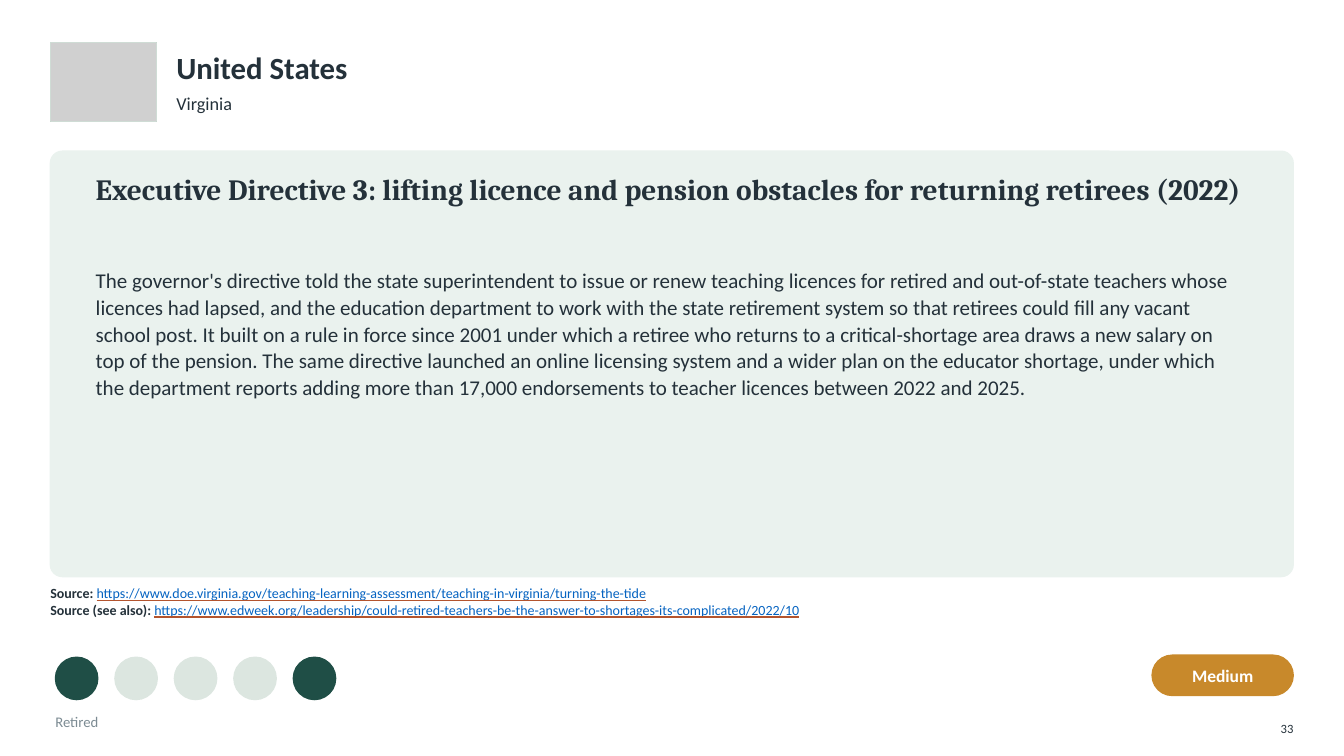
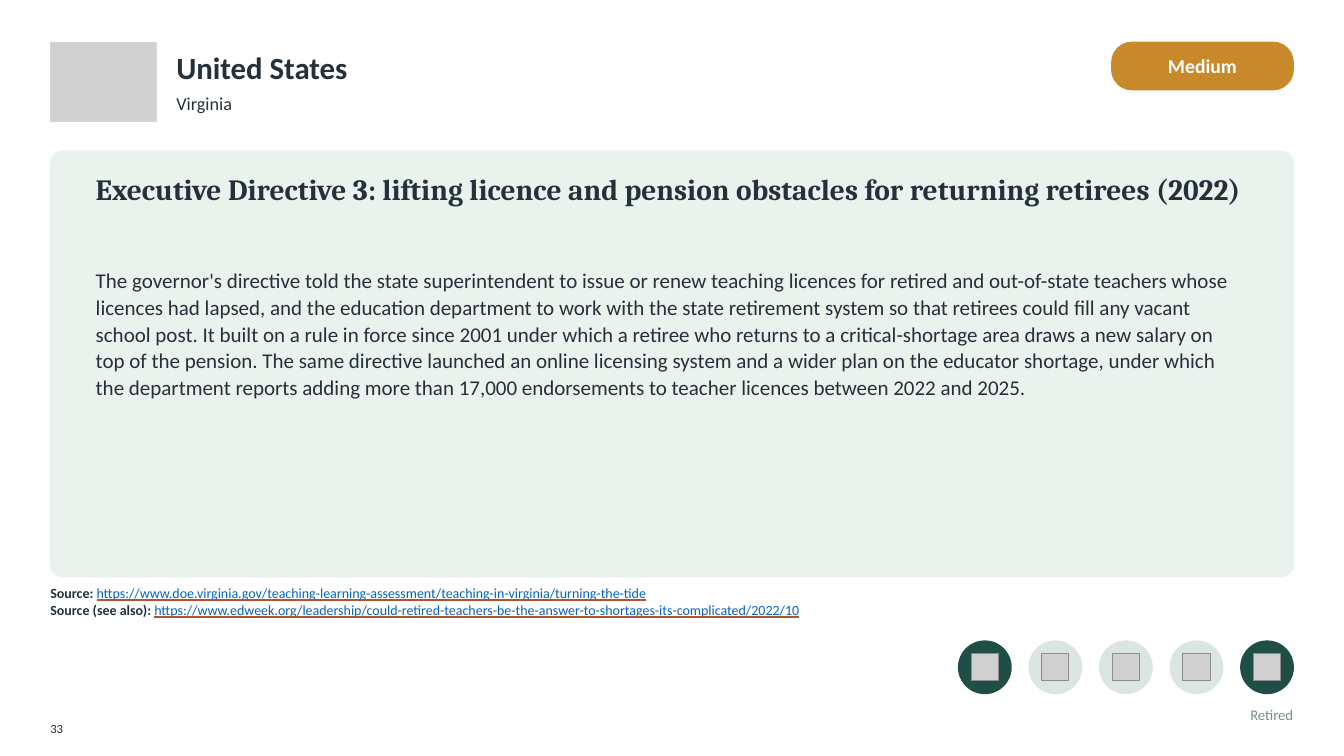
Before and after one commit to jedr1-ship-it/Alternative-Pathways----Quant, a slide deck: slide 33 of policies/Re-attracting_Former_Teachers.pptx. Drawn at 1344x756 pixels with LibreOffice and Linux fonts; fonts in the diff are those of the drawing; grey boxes stand for pictures; background and template pictures are left out. Boxes give left, top, right and bottom in pixels: in the first picture for what was removed or moved away, otherwise in the second. Text is boxed around its words. In the diff, an @@ line names an element or a change of style, - is before the commit and + after.

```diff
--- a/policies/Re-attracting_Former_Teachers.pptx
+++ b/policies/Re-attracting_Former_Teachers.pptx
@@ text "Medium": place and size @@
-text "Medium" at (1192,669,1253,682)
+text "Medium" at (1168,59,1237,73)
@@ text "Medium" at (1168,59,1237,73): size 12.5 to 14 pt @@
@@ rounded rectangle: place and size @@
-rounded rectangle at (1152,655,1294,696)
+rounded rectangle at (1112,42,1294,90)
@@ rounded rectangle at (1112,42,1294,90): proportions changed @@
@@ ellipse: place and size @@
-ellipse at (55,657,98,700)
+ellipse at (959,641,1011,694)
@@ picture added at (971,653,998,681) @@
@@ ellipse: place and size @@
-ellipse at (115,657,157,700)
+ellipse at (1029,641,1082,694)
@@ picture added at (1042,653,1069,681) @@
@@ ellipse: place and size @@
-ellipse at (174,657,217,700)
+ellipse at (1100,641,1152,694)
@@ picture added at (1112,653,1139,681) @@
@@ ellipse: place and size @@
-ellipse at (234,657,276,700)
+ellipse at (1171,641,1223,694)
@@ picture added at (1183,653,1210,681) @@
@@ ellipse: place and size @@
-ellipse at (293,657,336,700)
+ellipse at (1241,641,1294,694)
@@ picture added at (1253,653,1280,681) @@
@@ text "33": place and size @@
-text "33" at (1281,725,1294,733)
+text "33" at (50,725,63,733)
@@ text "33" at (50,725,63,733): alignment right to left @@
@@ text "Retired": place and size @@
-text "Retired" at (55,717,98,727)
+text "Retired" at (1250,710,1293,720)
@@ text "Retired" at (1250,710,1293,720): alignment left to right @@
```
Also in this commit, not shown: 32 other slides changed, 2 slides added, 5 other files.
